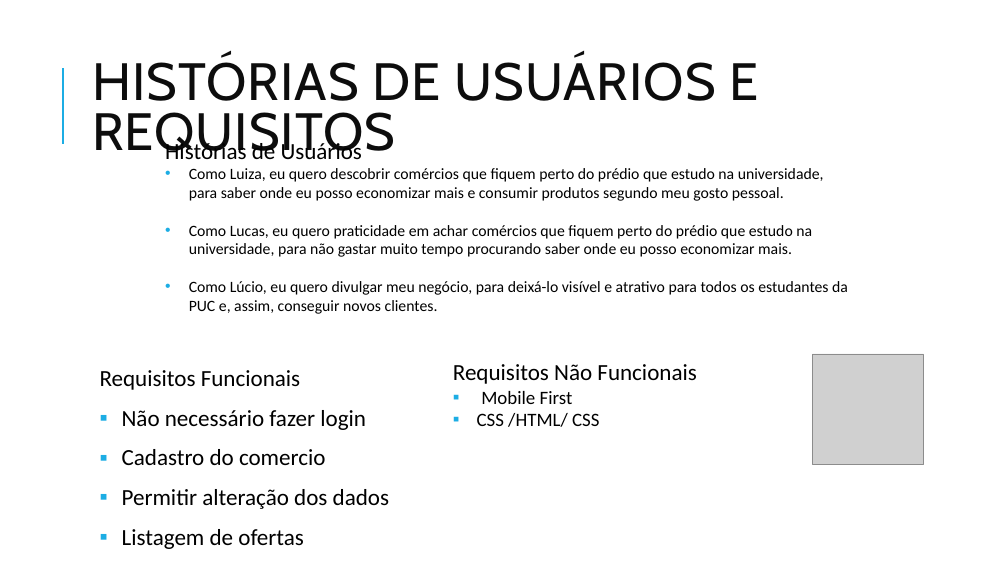
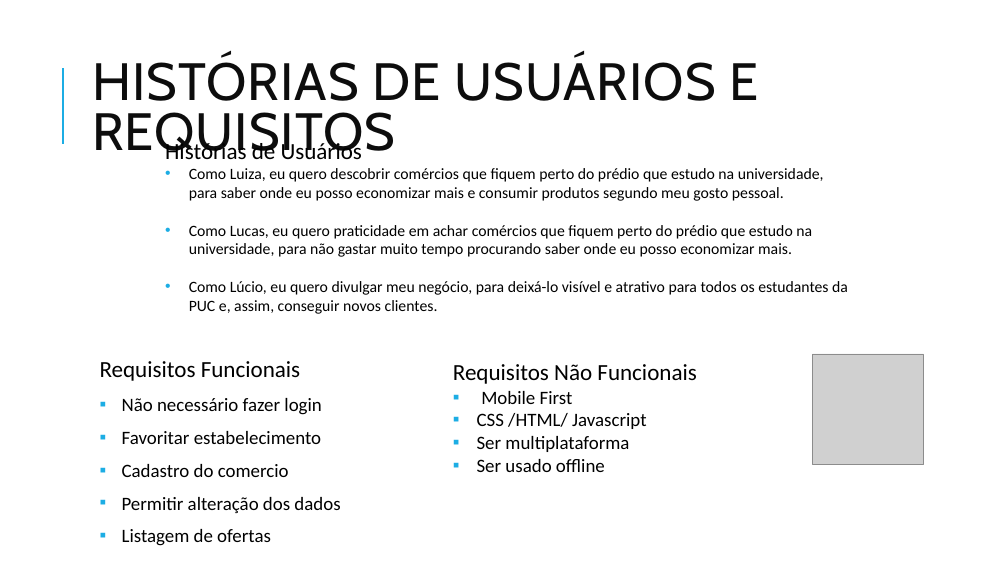
Before and after one commit to CamillaTeodoro/OQueTemPuc, a slide deck: slide 5 of docs/apresentacao/apresentacao.pptx. Drawn at 1008x567 pixels with LibreOffice and Linux fonts; fonts in the diff are those of the drawing; grey boxes stand for pictures. Boxes give left, top, right and bottom in pixels: in the first picture for what was removed or moved away, otherwise in the second. Text is boxed around its words. In the diff, an @@ line names an element or a change of style, - is before the commit and + after.

Commit message:
Alterado requisitos da apresentação

```diff
--- a/docs/apresentacao/apresentacao.pptx
+++ b/docs/apresentacao/apresentacao.pptx
@@ text "Requisitos Funcionais" moved from (x1=100, y1=370, x2=389, y2=549) to (x1=100, y1=361, x2=340, y2=546) @@
@@ text at (x1=100, y1=361, x2=340, y2=546): size 22 to 18 pt in "Não necessário fazer login", "Cadastro do comercio", "Permitir alteração dos dados", "Listagem de ofertas"; line spacing 0.9 to 0.8 @@
@@ text at (x1=477, y1=413, x2=647, y2=472): text changed @@
-▪ CSS /HTML/ CSS
+▪ CSS /HTML/ Javascript
+▪ Ser multiplataforma
+▪ Ser usado offline
@@ text at (x1=122, y1=431, x2=321, y2=444): paragraph added @@
+▪ Favoritar estabelecimento
```
